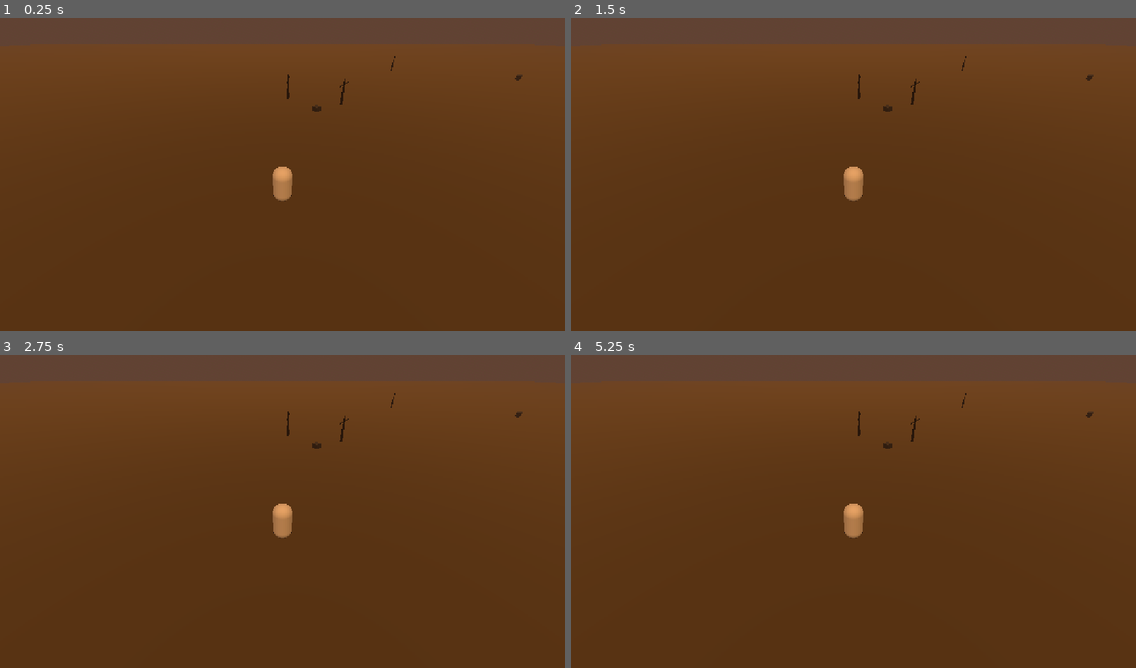
Above: before the commit, frames 1-4 (two rows, left to right).
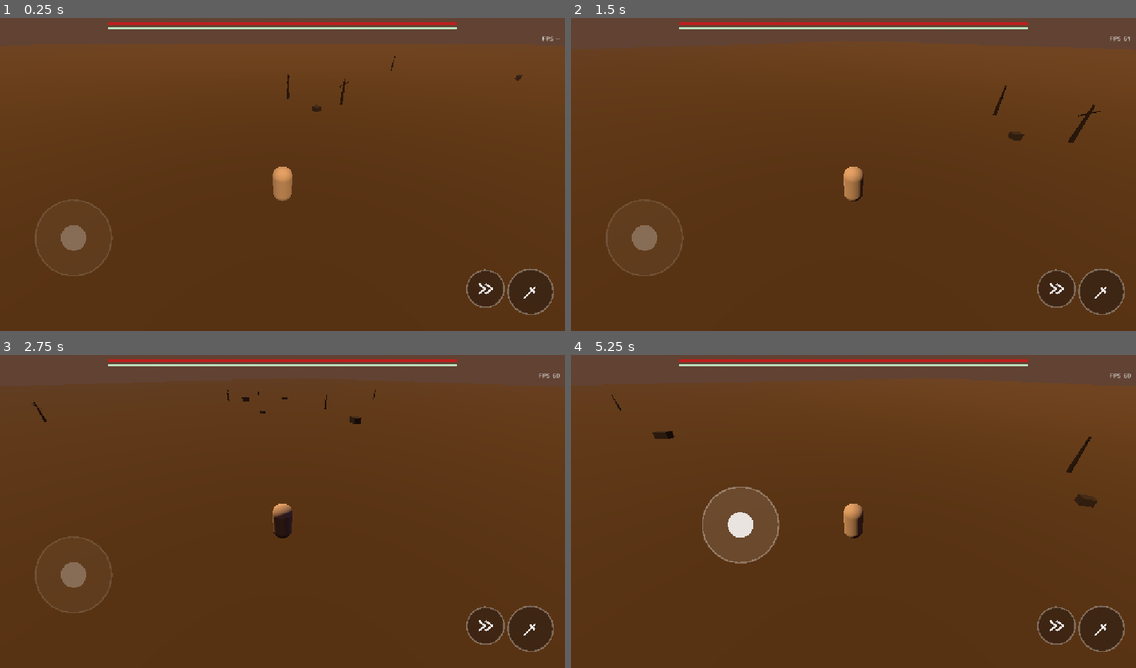
Above: after the commit, the same moments.

Repository: muzape28-blip/ZDEV-RPG
Game: Godot game, scene res://scenes/main.tscn
Same seed, same stepped clock (60 frames per second), same inputs: the game is played once before the commit and once after it.
Inputs (mouse positions are in pixels of both pictures, inside the frame that each line leads up to):
- Up to frame 1 (0.25 s): no input
- Up to frame 2 (1.5 s): tap Enter at 0.5 s; move the mouse to (825, 237) at 0.52 s; click (825, 237) at 0.67 s; tap Space at 1.25 s; drag from (1023, 221) to (825, 237) at 1.27 s
- Up to frame 3 (2.75 s): tap Enter at 2 s; move the mouse to (113, 461) at 2.02 s; click (113, 461) at 2.17 s
- Up to frame 4 (5.25 s): tap Space at 2.75, 4.25 s; drag from (881, 508) to (684, 461) at 2.77 s; tap Enter at 3.5 s; move the mouse to (768, 430) at 3.52 s; click (768, 430) at 3.67 s; drag from (977, 492) to (768, 430) at 4.27 s; move the mouse to (740, 524) at 5.02 s; click (740, 524) at 5.17 s

The runs differ from the first frame. In frame 1, 3.1% of the frame differs, in the area x 6-100%, y 1-95%; in frame 2, 3.6%; in frame 3, 3.7%; in frame 4, 5.0%, in the area x 7-100%, y 1-95%.
Error before the commit: Parse Error: Cannot infer the type of "dx" variable because the value doesn't have a set type. (res://scripts/hud.gd:99)

Commit message:
fix(UAT#4): cast InputEventScreenDrag di hud.gd + lapisan verify-local
Root cause regresi HUD: parse error runtime device (inference tipe dari
base InputEvent). Export Godot tidak compile GDScript — kini ditutup
dengan tools/verify-local.sh (wajib hijau pra-push).
Dokumen: pipeline karakter Fase 2, uat-log #4, gitignore tools binary.

Co-authored-by: arena-agent <297053741+arena-agent@users.noreply.github.com>

Diff:
--- a/scripts/hud.gd
+++ b/scripts/hud.gd
@@ -96,8 +96,9 @@
 		elif event.index == cam_drag_id:
 			cam_drag_id = -1
 	elif event is InputEventScreenDrag and event.index == cam_drag_id:
-		var dx := event.position.x - cam_last_x
-		cam_last_x = event.position.x
+		var drag := event as InputEventScreenDrag
+		var dx := drag.position.x - cam_last_x
+		cam_last_x = drag.position.x
 		if pivot != null:
 			pivot.rotation.y -= dx * CAM_SENS
 
Not shown, changed: .gitignore
Not shown, changed: docs/RESEARCH-OPEN-SOURCE-RPG.md
Not shown, changed: docs/uat/uat-log.md
Not shown, added: tools/verify-local.sh
